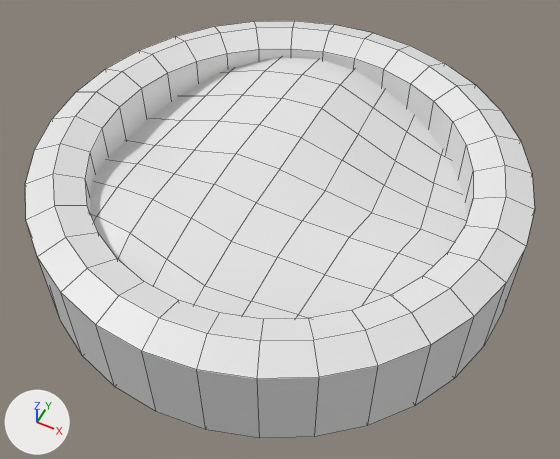
An edit to the FBX model GGJ/Assets/Import/tree_well.fbx, drawn before and after from the same camera.
Before and after are seen from a 50 mm camera at (1.53, -3.06, 3.52) aimed at (0.08, -0.15, -0.12). The lights are fixed; the arrows at lower left show +X, +Y and +Z. Mesh edges are drawn as thin lines. Where no turn or scale is listed for an object, it has been applied to the vertices.
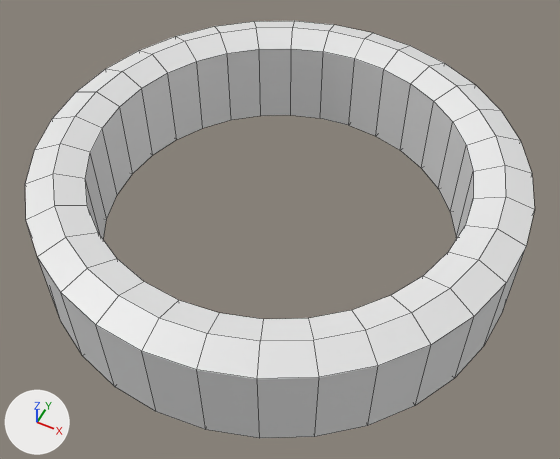
Edits to the bpy script that builds the scene:
```text
Change me_circle:
    where me_circle.from_pydata(...)  # 160 vertices, 160 faces; spans x -1.5..1.5, y -1.5..1.5, z -0.3..0.36
    used by ob_circle; location = (0.0, 0.0, 0.0)
    me_circle part 1
    160 faces are deleted
    160 new faces join them
Remove ob_plane:
    ob_plane = bpy.data.objects.new('Plane', me_plane)
    ob_plane.location = (0.0, 0.0, 0.0)
```

What differs and where, as boxes (x1, y1, x2, y2) in the pictures (560 x 459 px; the box of a moved part takes in the faces that stretch with it):
'Plane', deleted
    before: (90, 57, 466, 319)
part 1 of me_circle, moved or reshaped
    both: (83, 47, 476, 323)
